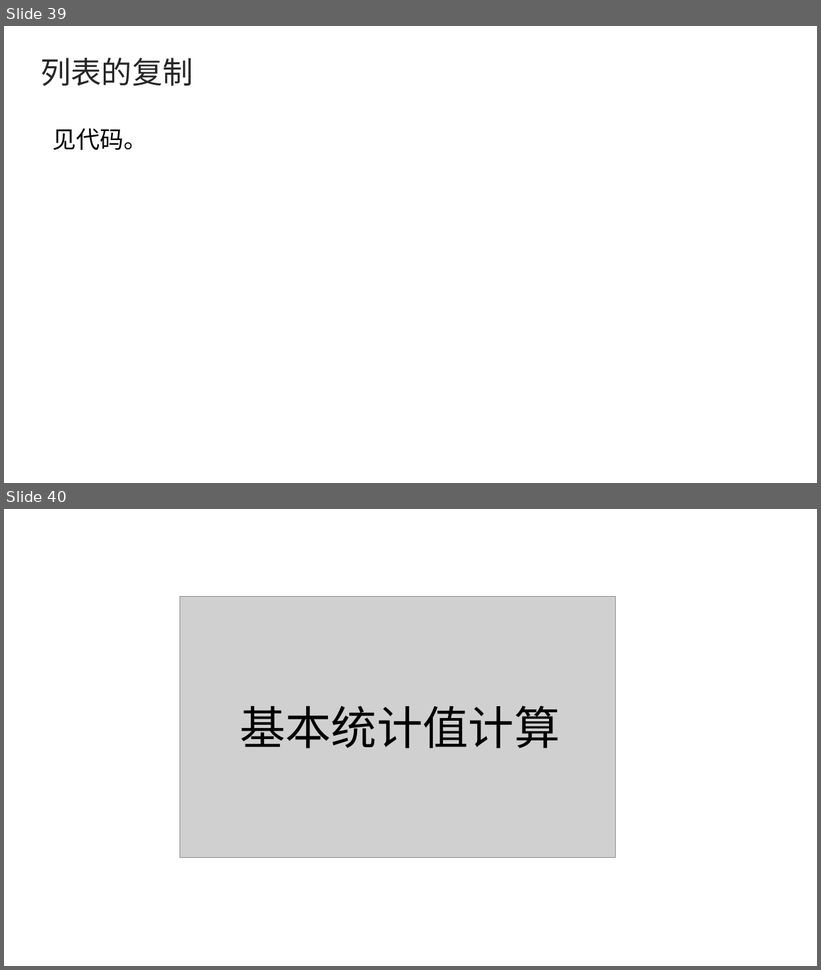
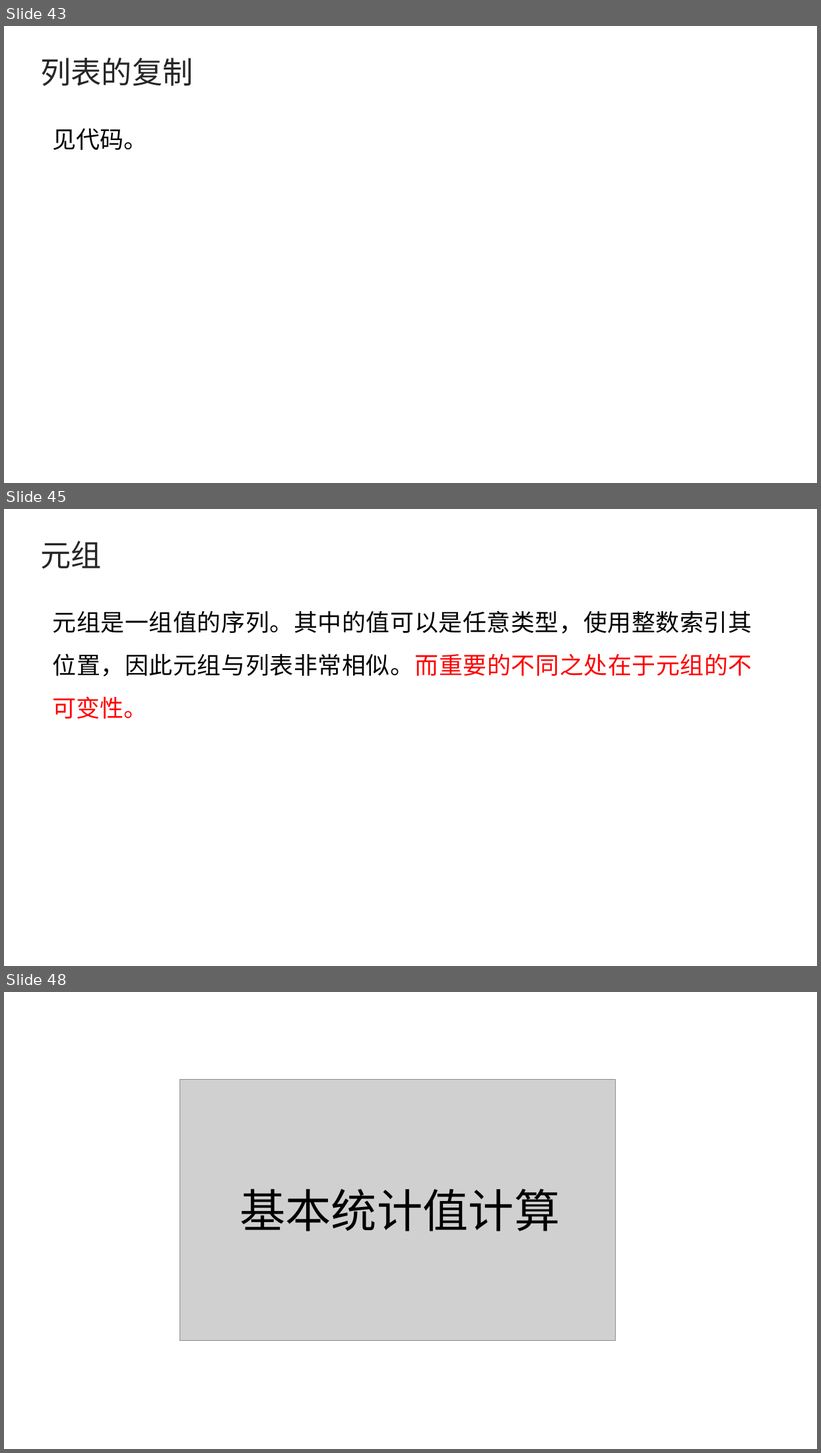
Before and after one commit to he-tengjiao/-, a slide deck: 列表/9. 列表.pptx. Shown one above the other, each under a label of ours: slides 39 and 40 before the commit, slides 43, 45 and 48 after it; the slides between them are not shown. The pictures are 821x970 and 821x1453 pixels, drawn with LibreOffice and Linux fonts; fonts in the diff are those of the drawing; grey boxes stand for pictures. Boxes give left, top, right and bottom in pixels: in the first picture for what was removed or moved away, otherwise in the second. Text is boxed around its words. In the diff, an @@ line names an element or a change of style, - is before the commit and + after.

```diff
--- a/列表/9. 列表.pptx
+++ b/列表/9. 列表.pptx
@@ slide 45 added at (x1=4, y1=509, x2=817, y2=966), background #FFFFFF @@
@@ title added at (x1=40, y1=541, x2=101, y2=569), 36 pt, text #262626 @@
+元组
@@ text added at (x1=53, y1=611, x2=752, y2=719), 28 pt, text #000000 @@
+元组是一组值的序列。其中的值可以是任意类型，使用整数索引其位置，因此元组与列表非常相似。而重要的不同之处在于元组的不可变性。
@@ what was slide 39 is now slide 43 @@
@@ what was slide 40 is now slide 48 @@
```
Also in this commit, not shown: 7 other slides added.
